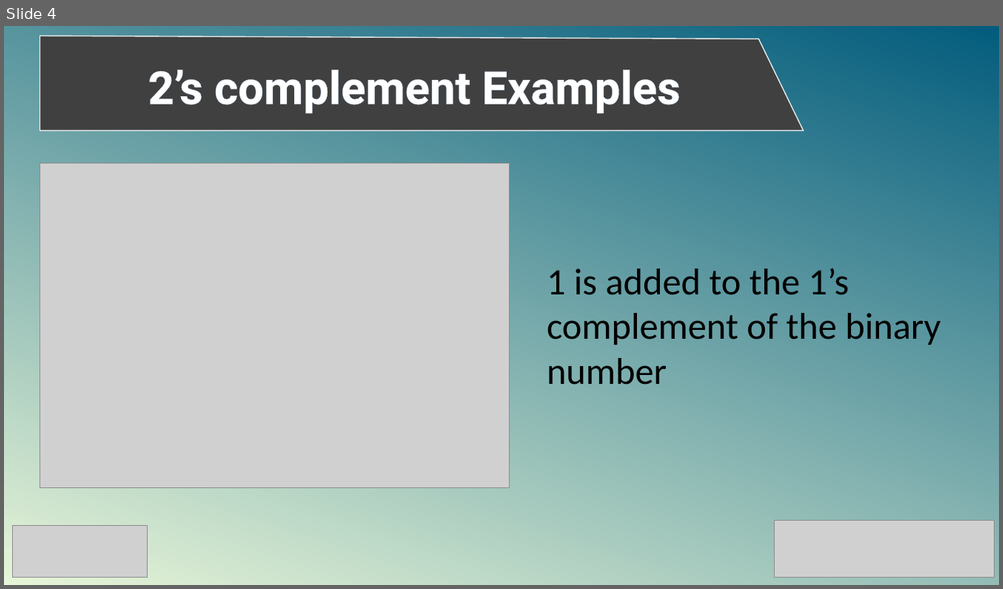
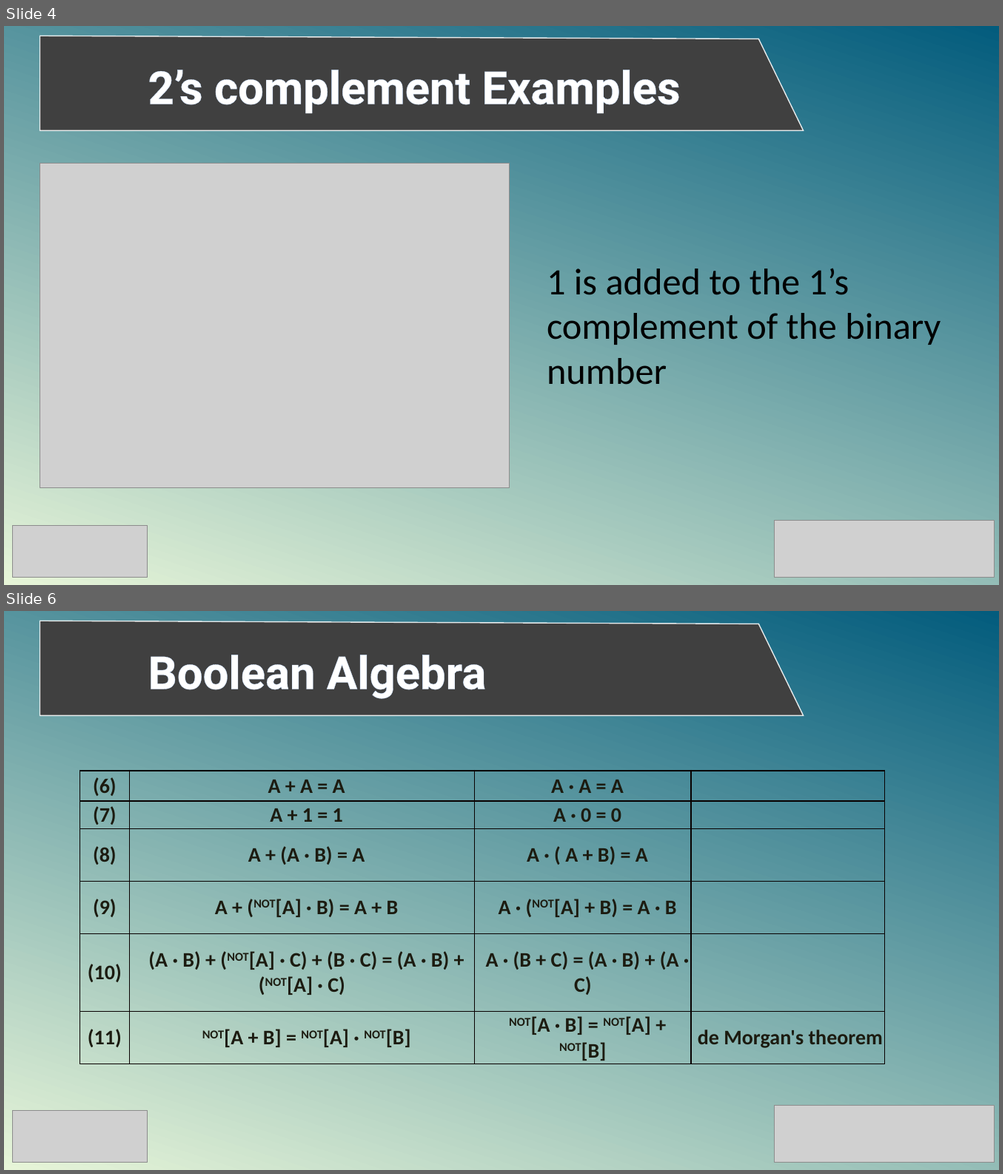
Before and after one commit to SabitDeepto/IIDP, a slide deck: class 10/lab 18 (Digital Electronics)/2. Presentation/lab 18.pptx. Shown one above the other, each under a label of ours: slide 4 before the commit, slides 4 and 6 after it; the slides between them are not shown. The pictures are 1003x589 and 1003x1174 pixels, drawn with LibreOffice and Linux fonts; fonts in the diff are those of the drawing; grey boxes stand for pictures. Boxes give left, top, right and bottom in pixels: in the first picture for what was removed or moved away, otherwise in the second. Text is boxed around its words. In the diff, an @@ line names an element or a change of style, - is before the commit and + after.

```diff
--- a/class 10/lab 18 (Digital Electronics)/2. Presentation/lab 18.pptx
+++ b/class 10/lab 18 (Digital Electronics)/2. Presentation/lab 18.pptx
@@ slide 6 added at (4, 611, 999, 1170), background gradient #E7F5D9 to #035C7D @@
@@ freeform shape added at (40, 621, 803, 715), fill #404040, outline #FFFFFF 1 pt @@
@@ text added at (148, 655, 486, 699), 44 pt, text #FFFFFF, bold @@
+Boolean Algebra
@@ table added at (80, 771, 885, 1065), 6 rows, 4 columns @@
+(6) | A + A = A | A · A = A | 
+(7) | A + 1 = 1 | A · 0 = 0 | 
+(8) | A + (A · B) = A | A · ( A + B) = A | 
+(9) | A + (NOT[A] · B) = A + B | A · (NOT[A] + B) = A · B | 
+(10) | (A · B) + (NOT[A] · C) + (B · C) = (A · B) + (NOT[A] · C) | A · (B + C) = (A · B) + (A · C) | 
+(11) | NOT[A + B] = NOT[A] · NOT[B] | NOT[A · B] = NOT[A] + NOT[B] | de Morgan's theorem
@@ picture added at (13, 1111, 148, 1162) @@
@@ picture added at (774, 1105, 994, 1163) @@
```
Also in this commit, not shown: 1 other slide added, 1 slide removed, 50 other files.
